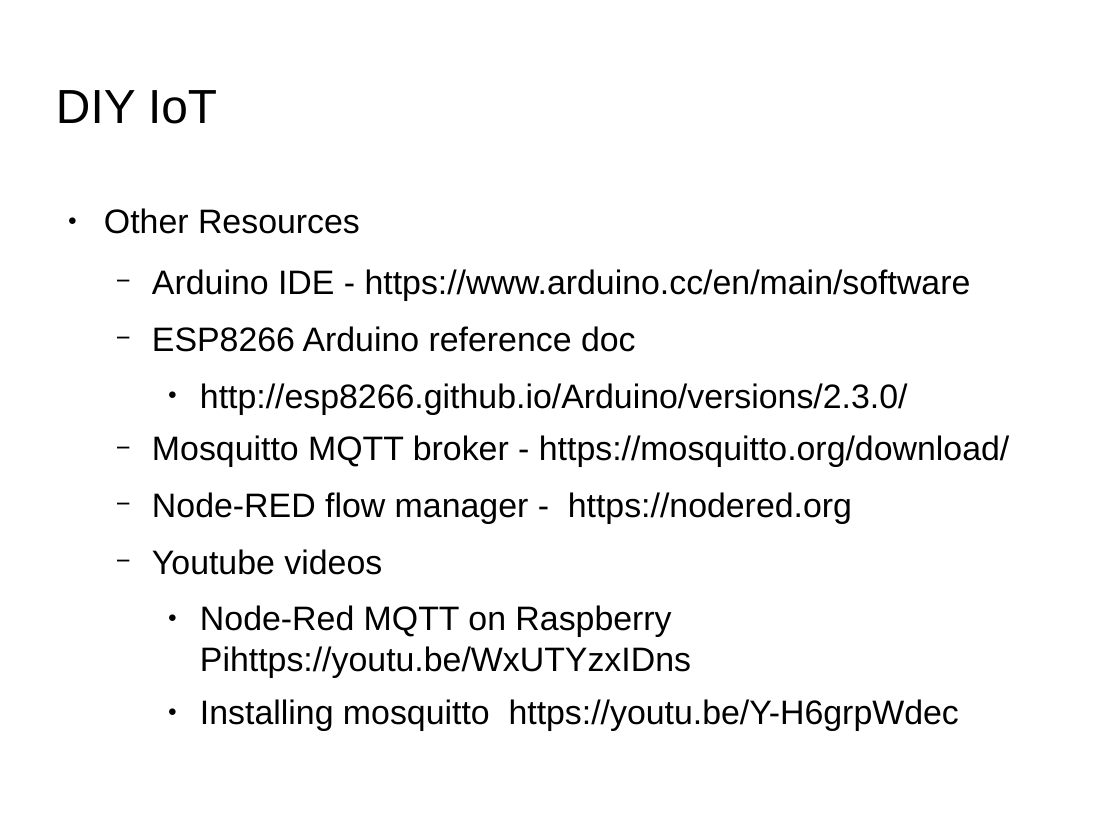
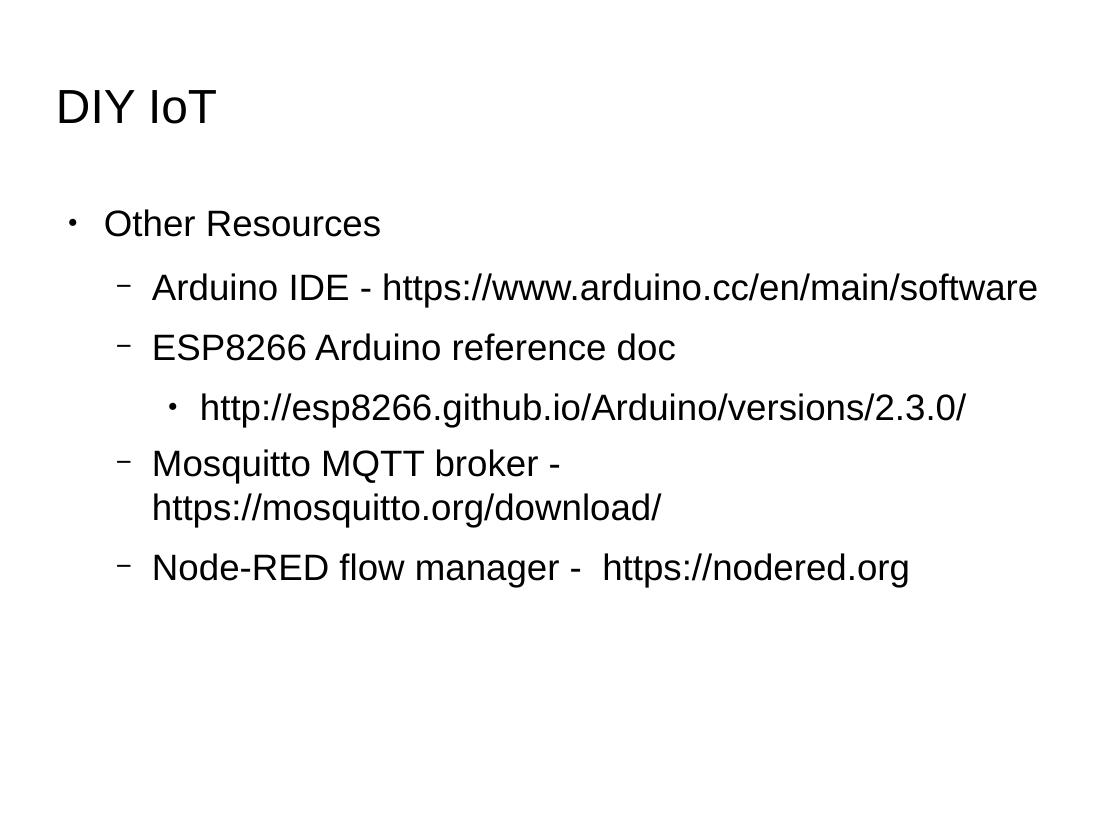
Before and after one commit to siehputz/penguicon2017, a slide deck: slide 36 of DIY-IoT.odp. Drawn at 1120x840 pixels with LibreOffice and Linux fonts; fonts in the diff are those of the drawing; background and template pictures are left out. Boxes give left, top, right and bottom in pixels: in the first picture for what was removed or moved away, otherwise in the second. Text is boxed around its words. In the diff, an @@ line names an element or a change of style, - is before the commit and + after.

```diff
--- a/DIY-IoT.odp
+++ b/DIY-IoT.odp
@@ text "Other Resources" at bbox=[104, 209, 1038, 588]: size 24.1 to 26 pt @@
@@ text at bbox=[152, 549, 959, 731]: paragraphs removed @@
-  − Youtube videos
-    ● Node-Red MQTT on Raspberry Pihttps://youtu.be/WxUTYzxIDns
-    ● Installing mosquitto https://youtu.be/Y-H6grpWdec
```
Also in this commit, not shown: 1 other slide changed, 2 slides added.
